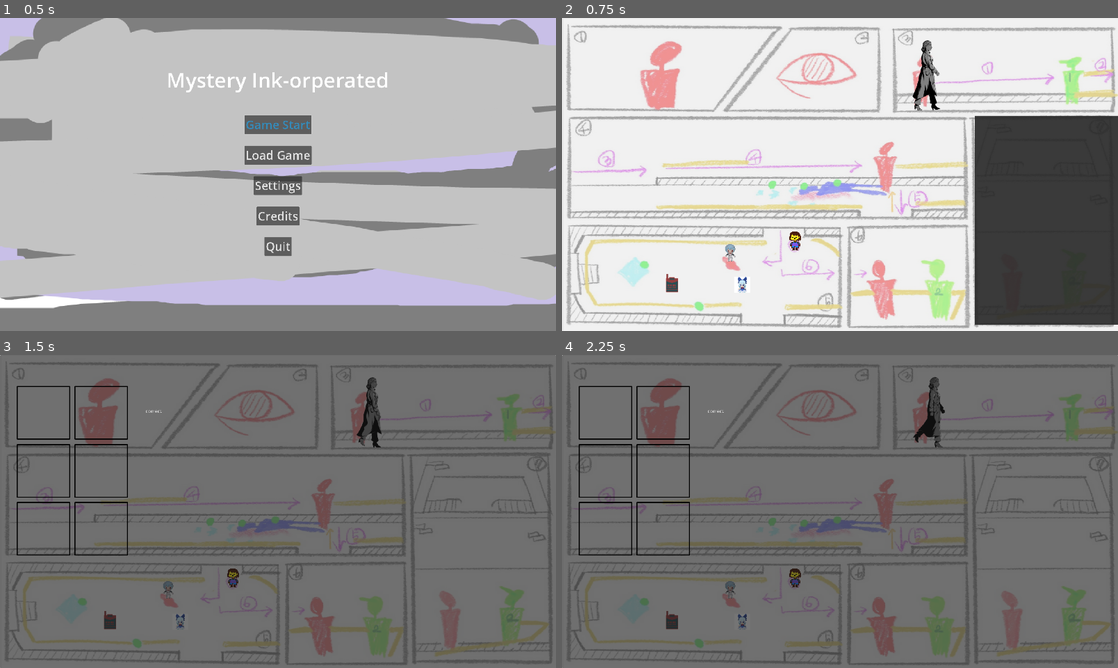
Above: before the commit, frames 1-4 (two rows, left to right).
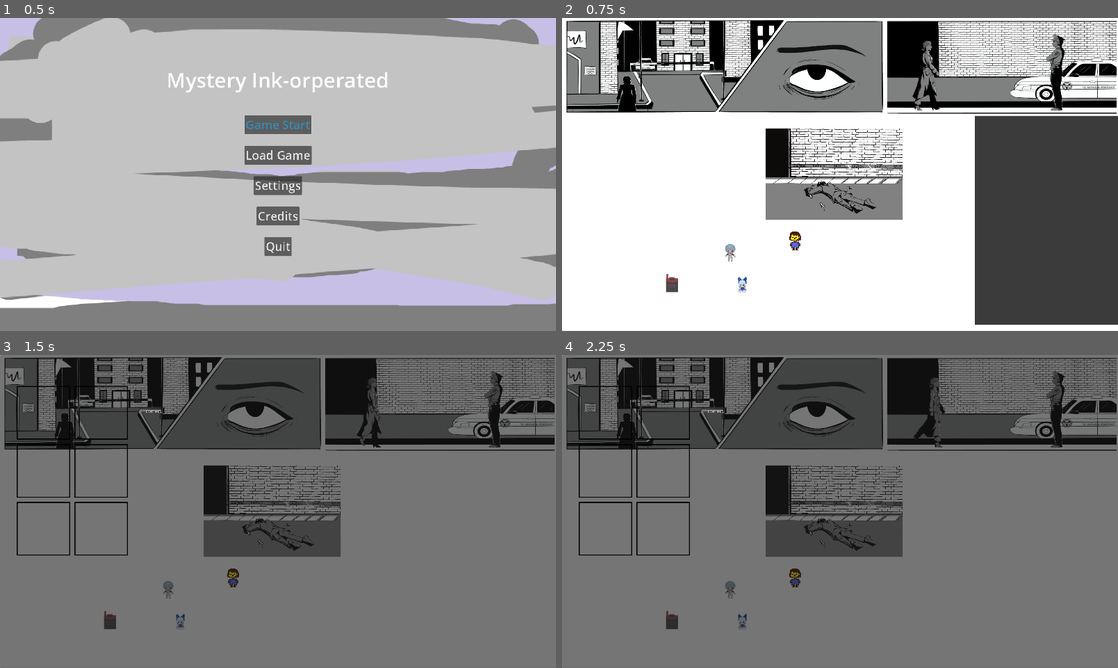
Above: after the commit, the same moments.

Repository: GDYUClub/term-project-w25
Game: Godot game, scene res://src/main/main_menu.tscn
Same seed, same stepped clock (60 frames per second), same inputs: the game is played once before the commit and once after it.
Inputs (mouse positions are in pixels of both pictures, inside the frame that each line leads up to):
- Up to frame 1 (0.5 s): no input
- Up to frame 2 (0.75 s): click "Game Start" at 0.5 s
- Up to frame 3 (1.5 s): tap Enter (ui_accept) at 1.25 s; move the mouse to (400, 495) at 1.27 s; hold D (right) from 1.28 s (still down); tap Q (analyze) at 1.35 s; click (400, 495) at 1.42 s
- Up to frame 4 (2.25 s): tap Space (jump) at 1.52 s; release D (right) at 2 s; drag from (728, 527) to (673, 621) at 2.02 s

Frame 1 is identical in both runs. In frame 2, 41% of the frame differs, in the area x 0-100%, y 0-100%; in frame 3, 36%; in frame 4, 36%.

Commit message:
trying to make a level... like a real one...

Diff:
--- a/project.godot
+++ b/project.godot
@@ -28,7 +28,6 @@
 
 window/size/viewport_width=1920
 window/size/viewport_height=1080
-window/size/mode=2
 window/stretch/mode="viewport"
 
 [dotnet]
--- a/src/levels/tutorial/tutorial.tscn
+++ b/src/levels/tutorial/tutorial.tscn
@@ -11,12 +11,16 @@
 [ext_resource type="PackedScene" uid="uid://b5h0imkaet8vo" path="res://src/dialogue/dialogue_ui.tscn" id="7_0e0cn"]
 [ext_resource type="PackedScene" uid="uid://c5psffmv1afdo" path="res://src/PanelTransition.tscn" id="7_oggfx"]
 [ext_resource type="PackedScene" uid="uid://dplwfecao13b5" path="res://src/dialogue/npc.tscn" id="8_bb1rp"]
+[ext_resource type="Texture2D" uid="uid://he4s4k4svpvn" path="res://assets/sprites/pages/1-2/Panel1.png-1080x.png" id="9_d2hcf"]
 [ext_resource type="Texture2D" uid="uid://dsv6sdutv7bdm" path="res://assets/sprites/clue-touhou.png" id="9_jcs8d"]
+[ext_resource type="Texture2D" uid="uid://vbfvmvm6kri7" path="res://assets/sprites/pages/1-2/Panel2.png-1080x.png" id="10_0fxmp"]
 [ext_resource type="PackedScene" uid="uid://dhpbtj7rkkjks" path="res://src/dialogue/inquire_ui.tscn" id="11_ipng3"]
 [ext_resource type="Script" uid="uid://bwpfrmd53cvot" path="res://src/levels/tutorial/clue_database.gd" id="12_legqn"]
 [ext_resource type="JSON" path="res://src/dialogue/_Dialogue.json" id="13_pado1"]
 [ext_resource type="Script" uid="uid://bhwvtvekextht" path="res://src/clues/clue.gd" id="13_thv2m"]
 [ext_resource type="JSON" path="res://src/dialogue/_Inquiry.json" id="14_h25l4"]
+[ext_resource type="Texture2D" uid="uid://dkp81kv7rnhpe" path="res://assets/sprites/pages/1-2/Panel3.png-1080x.png" id="20_vqgbc"]
+[ext_resource type="Texture2D" uid="uid://3himcx6ydt6" path="res://assets/sprites/pages/1-2/Panel4.PNG-1080x.png" id="21_mcod2"]
 
 [sub_resource type="RectangleShape2D" id="RectangleShape2D_fuvah"]
 size = Vector2(1964, 20)
@@ -35,6 +39,12 @@
 
 [node name="Main" type="Node"]
 script = ExtResource("1_hspkm")
+
+[node name="ColorRect2" type="ColorRect" parent="."]
+offset_left = -15.0
+offset_top = -3.0
+offset_right = 1953.0
+offset_bottom = 1076.0
 
 [node name="ColorRect" type="ColorRect" parent="."]
 offset_left = 1425.0
@@ -146,7 +156,18 @@
 position = Vector2(5, 56)
 
 [node name="NewFrame" parent="Transitions/PanelTransition" index="1"]
-position = Vector2(-1849, 414)
+position = Vector2(-1755, 408)
+
+[node name="PanelTransition5" parent="Transitions" instance=ExtResource("7_oggfx")]
+position = Vector2(-7, 464)
+move_type = 1
+
+[node name="CollisionShape2D" parent="Transitions/PanelTransition5" index="0"]
+position = Vector2(5, 56)
+
+[node name="NewFrame" parent="Transitions/PanelTransition5" index="1"]
+position = Vector2(1765, -246)
+scale = Vector2(-3.71923, 1)
 
 [node name="PanelTransition2" parent="Transitions" instance=ExtResource("7_oggfx")]
 position = Vector2(1379, 537)
@@ -181,6 +202,34 @@
 
 [node name="NewFrame" parent="Transitions/PanelTransition4" index="1"]
 position = Vector2(-56.9989, 512)
+
+[node name="PanelImages" type="Node" parent="."]
+
+[node name="Panel1" type="Sprite2D" parent="PanelImages"]
+position = Vector2(16, -54)
+scale = Vector2(0.696296, 0.582716)
+texture = ExtResource("9_d2hcf")
+centered = false
+
+[node name="Panel2" type="Sprite2D" parent="PanelImages"]
+position = Vector2(542, -17)
+scale = Vector2(0.536111, 0.438272)
+texture = ExtResource("10_0fxmp")
+centered = false
+
+[node name="Panel3_png-1080x" type="Sprite2D" parent="PanelImages"]
+position = Vector2(1519.25, 183)
+scale = Vector2(0.73287, 0.612346)
+texture = ExtResource("20_vqgbc")
+
+[node name="Panel4_png-1080x" type="Sprite2D" parent="PanelImages"]
+position = Vector2(940, 539)
+scale = Vector2(0.438194, 0.438194)
+texture = ExtResource("21_mcod2")
+
+[node name="Panel5" type="Node" parent="PanelImages"]
+
+[node name="Sprite2D" type="Sprite2D" parent="PanelImages/Panel5"]
 
 [node name="Player" parent="." instance=ExtResource("4_altkg")]
 unique_name_in_owner = true
@@ -214,6 +263,7 @@
 character1_sprite = ExtResource("9_jcs8d")
 
 [editable path="Transitions/PanelTransition"]
+[editable path="Transitions/PanelTransition5"]
 [editable path="Transitions/PanelTransition2"]
 [editable path="Transitions/PanelTransition3"]
 [editable path="Transitions/PanelTransition4"]
Binary file removed: assets/sprites/Tutorial/Ashley_Artboard_8.png
Not shown, removed: assets/sprites/Tutorial/Ashley_Artboard_8.png.import
Not shown, removed: assets/sprites/Tutorial/Bench.png.import
Not shown, removed: assets/sprites/Tutorial/Buildings Background.png.import
Not shown, removed: assets/sprites/Tutorial/Bushes.png.import
Not shown, removed: assets/sprites/Tutorial/Cat.png.import
Not shown, removed: assets/sprites/Tutorial/Panel 3 Flat.jpg.import
Not shown, removed: assets/sprites/Tutorial/Sidewalk.png.import
Not shown, removed: assets/sprites/Tutorial/Sky Backdrop.png.import
Not shown, removed: assets/sprites/Tutorial/Trashcan.png.import
Not shown, removed: assets/sprites/Tutorial/background.png.import
Not shown, removed: assets/sprites/Tutorial/car.png.import
(and 57 more such lines)
